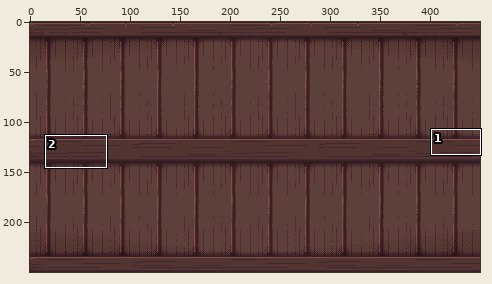
Two versions of one sprite sheet, images/slideshow/bg1.png. Above, an overview of the earlier version with the close-up marked.
Close-up. Earlier state:
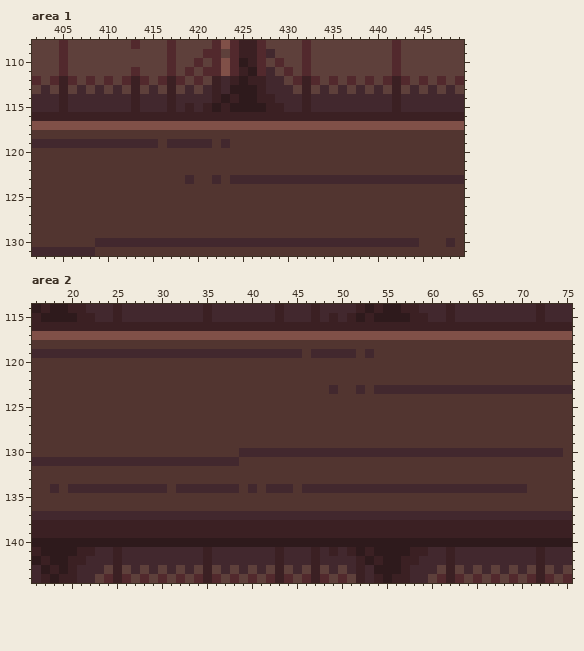
The file is 450x250 pixels. Colours within 5 levels of each other are drawn and written as one. Shown: area 1: x 402..449, y 108..131; area 2: x 16..75, y 114..144. The commit also changed other parts of the picture, which this record leaves out.
The same view after the edit:
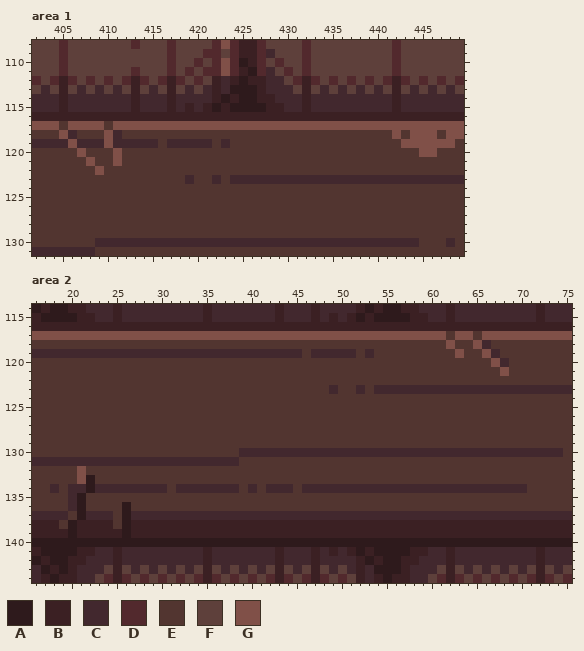
Palette (. is transparent): A #2e1a1c  B #3b2023  C #42282e  D #52292d  E #523530  F #5e403b  G #805048
What changed:
Area 1:
Colour E becomes colour C in row 118 at x 406 and 411.
Colour G becomes colour E in row 117 at x 405 and 410.
Colour C becomes colour G in row 119 at x 406 and 410.
Colour E becomes colour G in row 118 at x 405, 410, 442, 444 to 446 and 448 to 449; in row 119 at x 443 to 448; in row 120 at x 407, 411 and 445 to 446; in row 121 at x 408 and 411; in row 122 at x 409.
Area 2:
Colour B becomes colour A in rows 138 to 139 at x 20 and 26.
Colour C becomes colour A in row 134 at x 22; in row 137 at x 21 and 26.
Colour E becomes colour A in row 133 at x 22; in row 135 at x 21; in row 136 at x 21 and 26.
Colour E becomes colour C in row 118 at x 66; in row 119 at x 67; in row 120 at x 68; in rows 135 to 136 at x 20.
Colour B becomes colour E in row 138 at x 19 and 25.
Colour C becomes colour E in row 137 at x 20 and 25.
Colour G becomes colour E in row 117 at x 62 and 65.
Colour E becomes colour G in row 118 at x 62 and 65; in row 119 at x 63 and 66; in row 120 at x 67; in row 121 at x 68; in rows 132 to 133 at x 21.
Pixel boxes of the changes (left, top, right, bottom) in both close-ups:
changed: (59, 121, 122, 175)
changed: (392, 130, 464, 157)
changed: (446, 331, 509, 376)
changed: (59, 466, 131, 538)
